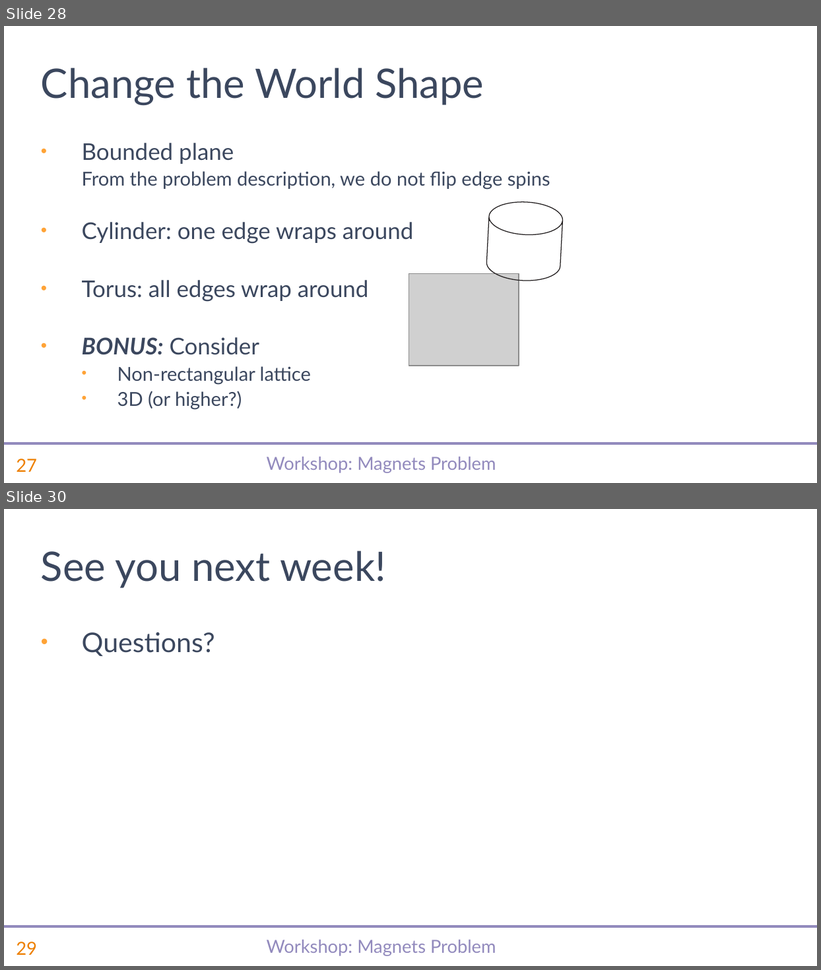
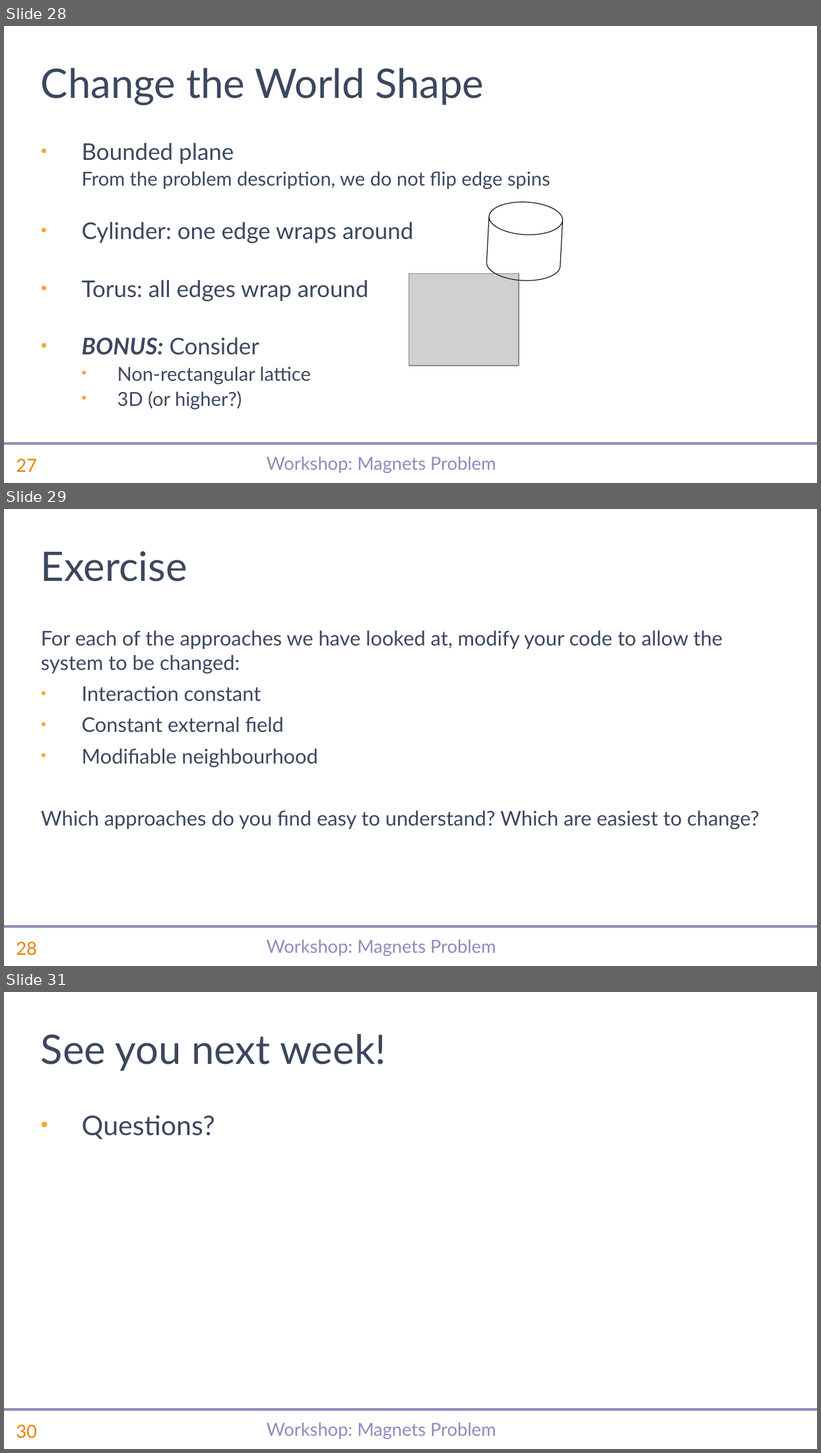
Before and after one commit to abrudz/SimCorp, a slide deck: magnets/slides.pptx. Shown one above the other, each under a label of ours: slides 28 and 30 before the commit, slides 28, 29 and 31 after it; the slides between them are not shown. The pictures are 821x970 and 821x1453 pixels, drawn with LibreOffice and Linux fonts; fonts in the diff are those of the drawing; grey boxes stand for pictures; background and template pictures are left out. Boxes give left, top, right and bottom in pixels: in the first picture for what was removed or moved away, otherwise in the second. Text is boxed around its words. In the diff, an @@ line names an element or a change of style, - is before the commit and + after.

Commit message:
make rules change exercise more specific

```diff
--- a/magnets/slides.pptx
+++ b/magnets/slides.pptx
@@ slide 29 added at (4, 509, 817, 966), background #FFFFFF; not listed: 3 template elements that a slide beside it also shows @@
@@ title added at (41, 551, 187, 582), 36 pt, text #3B475E @@
+Exercise
@@ text added at (41, 630, 759, 830), 18 pt, text #3B475E @@
+For each of the approaches we have looked at, modify your code to allow the system to be changed:
+• Interaction constant
+• Constant external field
+• Modifiable neighbourhood
+Which approaches do you find easy to understand? Which are easiest to change?
@@ what was slide 30 is now slide 31 @@
@@ page number at (16, 1425, 37, 1439): text changed @@
-29
+30
```
Also in this commit, not shown: 1 other slide added, 1 slide removed, 1 other file.
